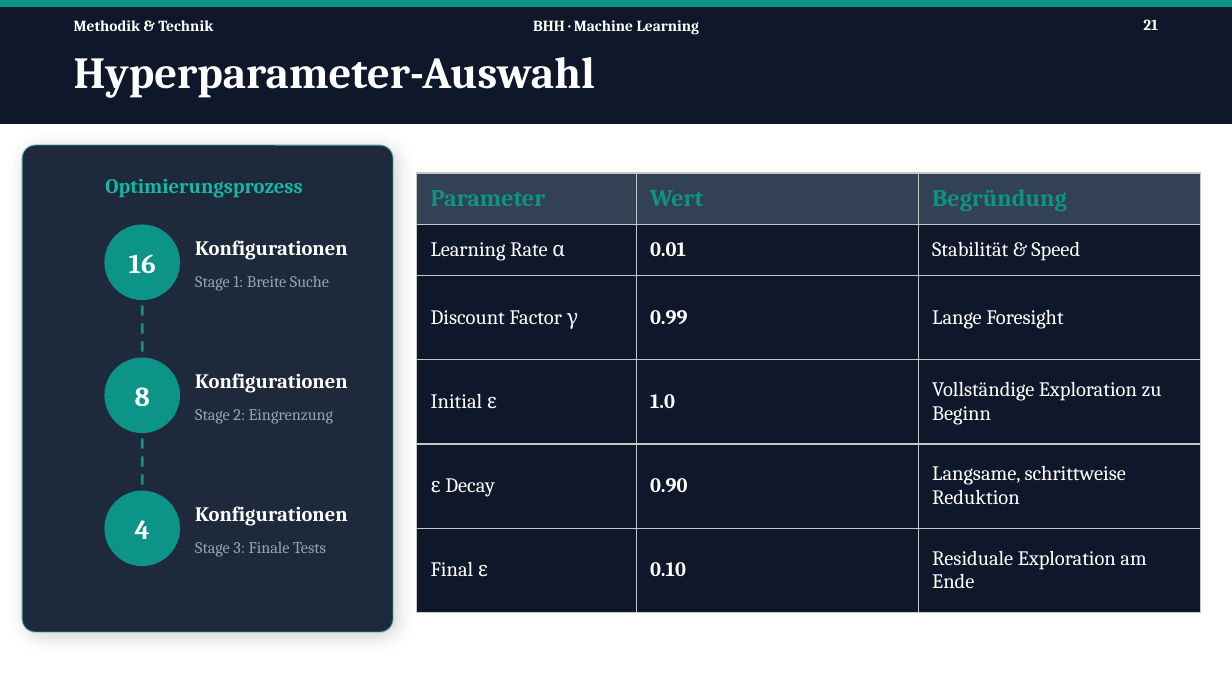
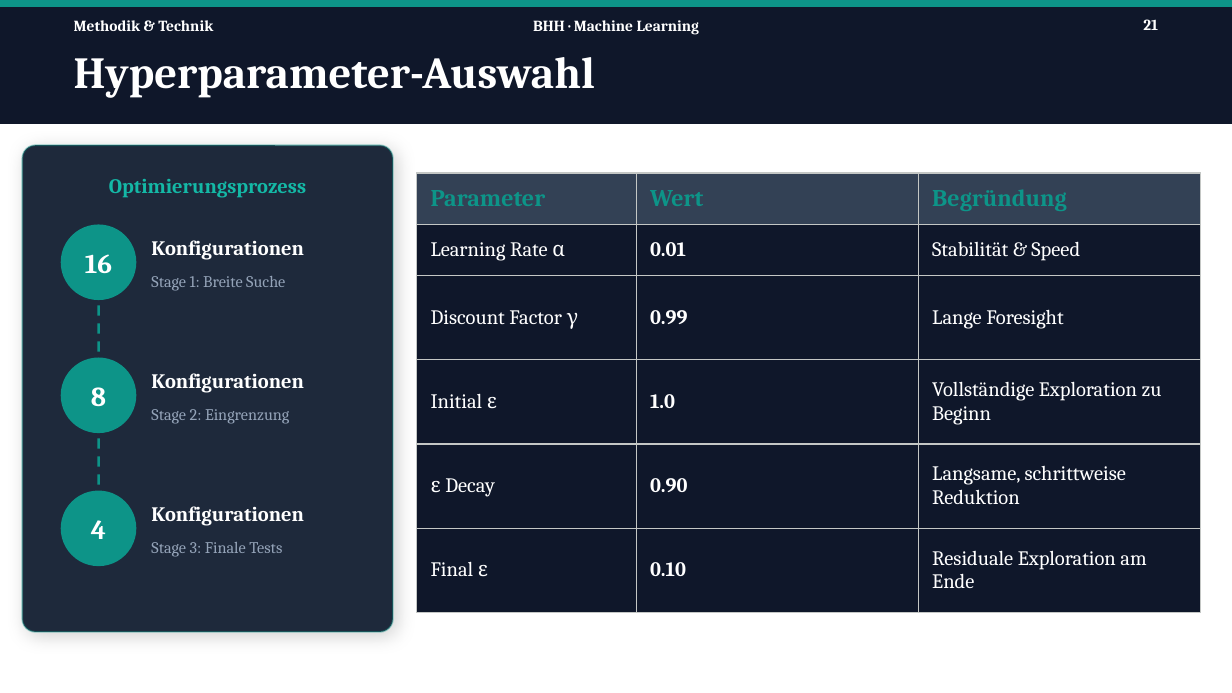
Before and after one commit to Tom-N-M/ml-blackjack, a slide deck: slide 21 of Präsi/PP_v2.pptx. Drawn at 1232x693 pixels with LibreOffice and Linux fonts; fonts in the diff are those of the drawing. Boxes give left, top, right and bottom in pixels: in the first picture for what was removed or moved away, otherwise in the second. Text is boxed around its words. In the diff, an @@ line names an element or a change of style, - is before the commit and + after.

```diff
--- a/Präsi/PP_v2.pptx
+++ b/Präsi/PP_v2.pptx
@@ text "Optimierungsprozess" at [109,179,306,198]: alignment left to centre @@
@@ text "Konfigurationen": place and size @@
-text "Konfigurationen" at [195,240,348,260]
+text "Konfigurationen" at [151,240,304,260]
@@ text "Stage 1: Breite Suche": place and size @@
-text "Stage 1: Breite Suche" at [195,276,329,291]
+text "Stage 1: Breite Suche" at [151,276,285,291]
@@ text "Konfigurationen": place and size @@
-text "Konfigurationen" at [195,373,348,393]
+text "Konfigurationen" at [151,373,304,393]
@@ text "Stage 2: Eingrenzung": place and size @@
-text "Stage 2: Eingrenzung" at [195,409,333,424]
+text "Stage 2: Eingrenzung" at [151,409,289,424]
@@ 3 texts, 3 ellipses, 2 lines: place and size @@
-3 texts, 3 ellipses, 2 lines at [105,225,179,565]
+3 texts, 3 ellipses, 2 lines at [62,225,136,565]
@@ text "Konfigurationen": place and size @@
-text "Konfigurationen" at [195,506,348,526]
+text "Konfigurationen" at [151,506,304,526]
@@ text "Stage 3: Finale Tests": place and size @@
-text "Stage 3: Finale Tests" at [195,542,326,557]
+text "Stage 3: Finale Tests" at [151,542,282,557]
```
Also in this commit, not shown: 2 other slides changed.
